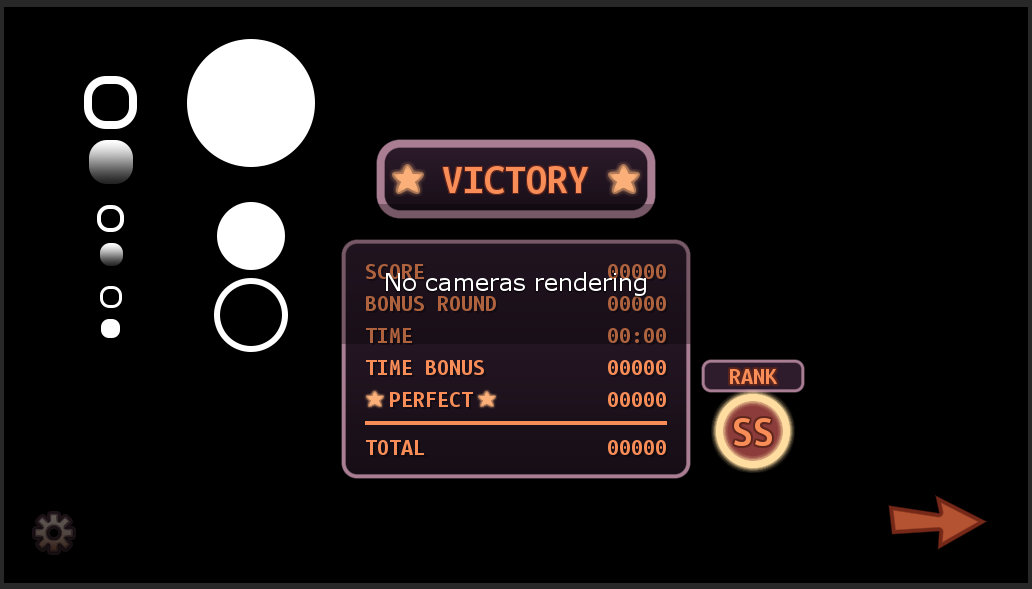
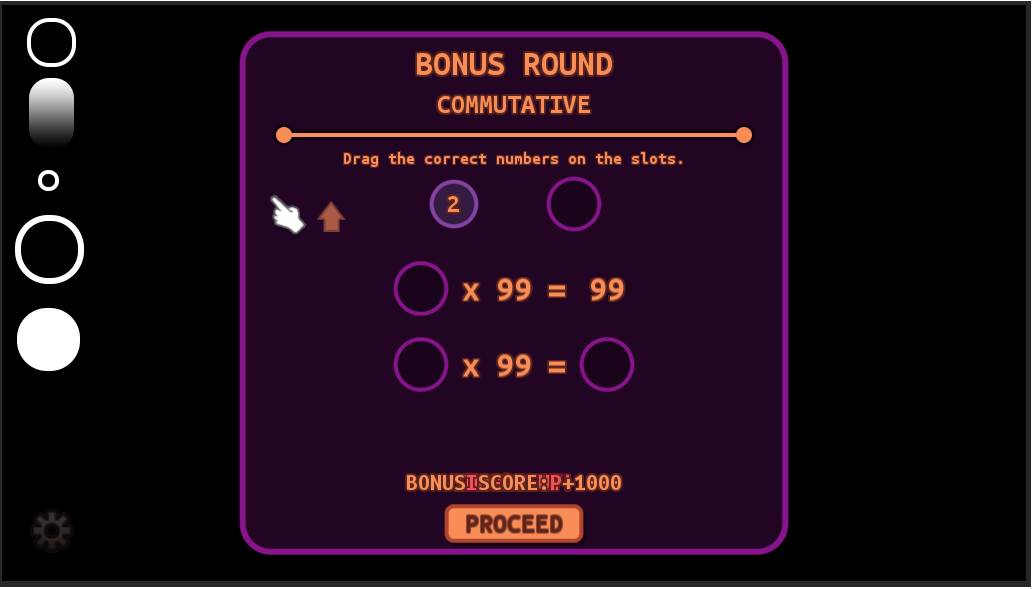
Layered file, before and after one edit (1032 x 589). Changes by layer:
hid group "ui_1" (9 layers) over 84, 39, 315, 352
added group "ui_2" with 5 layers above "Layer 3" over 15, 18, 84, 371
added layer "roundRect_30" in group "ui_2" over 17, 308, 80, 371
added layer "roundRect_30_stroke_6" in group "ui_2" over 15, 215, 84, 284
added layer "roundRect_8_stroke_4" in group "ui_2" over 38, 170, 59, 191
added layer "roundRect_20_gradient" in group "ui_2" over 29, 78, 74, 148
added layer "roundRect_20_stroke_4" in group "ui_2" over 27, 18, 76, 67
added layer "Layer 3" above "Layer 2" over 2, 5, 1028, 583
hid "Layer 1" over 0, 0, 1032, 589
